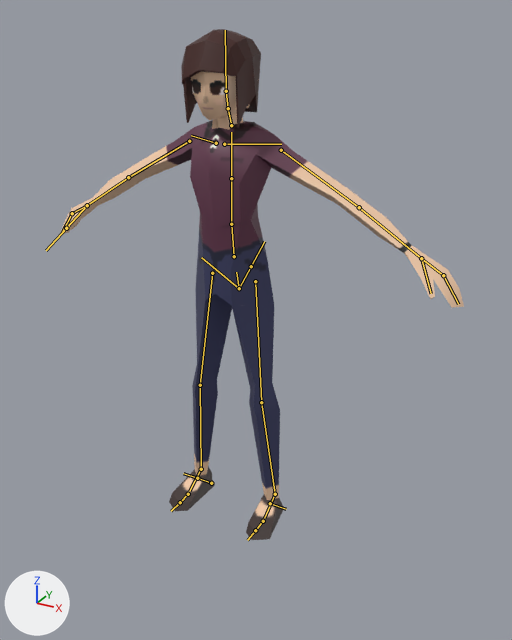
The FBX model Assets/Prefabs/Player.fbx: old version first, new version second.
Before and after are seen from a 50 mm camera at (1.216, -2.036, 1.84) aimed at (0.156, -0.109, 0.876). Arrows for +X, +Y and +Z are at lower left; the lights stay in place. The older version comes first. The bones that change, and the others that lie on the model, are drawn over the model as lines.

Names of what the first picture shows: 'Body', 'Char_Hair_Lıng', 'Head', 'Neck'.
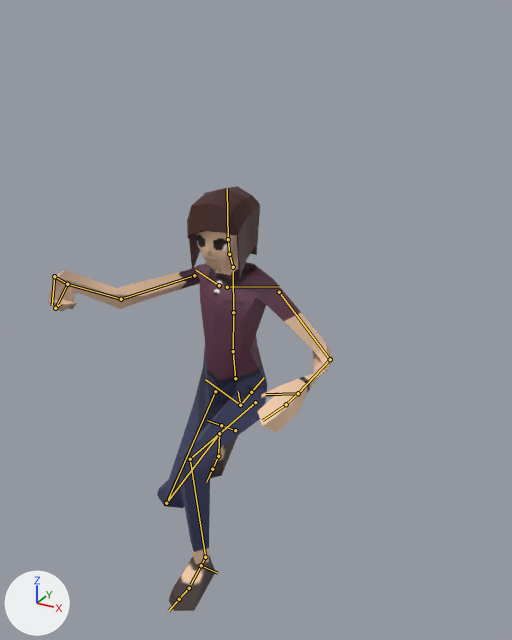
The newer file adds an action. The first version stands in its rest pose; the second is drawn at frame 14 of the action 'Rig|Rig|Crouch-Idle'.

The edits, one by one:
Bone 'spine' (bone_spine) moves from (0.0, 0.0, 0.0) to (0.0, -0.526, 0.136).
Bone 'upper_arm.L' (bone_upper_arm_l) turns from (0, 0, 0) to (-14, -1, -27) degrees about its own x, y and z.
Bone 'forearm.L' (bone_forearm_l) turns from (0, 0, 0) to (101, 5, 4) degrees about its own x, y and z.
Bone 'upper_arm.R' (bone_upper_arm_r) turns from (0, 0, 0) to (87, 20, 57) degrees about its own x, y and z.
Bone 'forearm.R' (bone_forearm_r) turns from (0, 0, 0) to (33, 16, 18) degrees about its own x, y and z.
Bone 'hand.R' (bone_hand_r) turns from (0, 0, 0) to (-84, -18, 5) degrees about its own x, y and z.
Bone 'hand.R.001' (bone_hand_r_001) turns from (0, 0, 0) to (43, 19, 90) degrees about its own x, y and z.
Bone 'forearm.R.001' (bone_forearm_r_001) turns from (0, 0, 0) to (-33, 10, 2) degrees about its own x, y and z.
Bone 'forearm.R.001_end' (bone_forearm_r_001_end) turns from (0, 0, 0) to (-57, 12, 1) degrees about its own x, y and z.
Bone 'thigh.L' (bone_thigh_l) turns from (0, 0, 0) to (-89, -1, 5) degrees about its own x, y and z.
Bone 'shin.L' (bone_shin_l) turns from (0, 0, 0) to (89, 1, 2) degrees about its own x, y and z.
Bone 'thigh.R' (bone_thigh_r) turns from (0, 0, 0) to (-36, -4, 3) degrees about its own x, y and z.
Bone 'shin.R' (bone_shin_r) turns from (0, 0, 0) to (128, 0, -1) degrees about its own x, y and z.
Bone 'foot.R' (bone_foot_r) turns from (0, 0, 0) to (-34, -4, -4) degrees about its own x, y and z.
Bone 'toe.R' (bone_toe_r) turns from (0, 0, 0) to (18, 0, 0) degrees about its own x, y and z.

What differs and where, as boxes (x1, y1, x2, y2) in the pictures (512 x 640 px):
'Body', posed (29% narrower, 17% shorter): before (60, 121, 464, 540); after (48, 262, 333, 611)
'Char_Hair_Lıng', posed (9% narrower, 6% shorter): before (181, 29, 261, 127); after (187, 186, 260, 278)
'Head', posed: before (191, 72, 259, 120); after (196, 231, 238, 270)
'Neck', posed: before (212, 113, 243, 130); after (215, 261, 238, 275)
bone 'spine', root to tip: before (239, 288) to (236, 272); after (240, 405) to (238, 391)
bone 'upper_arm.L', root to tip: before (281, 150) to (359, 207); after (279, 292) to (330, 359)
bone 'forearm.L', root to tip: before (359, 207) to (421, 258); after (330, 359) to (298, 393)
bone 'upper_arm.R', root to tip: before (189, 141) to (128, 177); after (194, 275) to (121, 299)
bone 'forearm.R', root to tip: before (128, 177) to (87, 205); after (121, 299) to (67, 284)
bone 'hand.R', root to tip: before (87, 205) to (72, 213); after (67, 284) to (55, 308)
bone 'hand.R.001', root to tip: before (72, 213) to (62, 231); after (55, 308) to (60, 304)
bone 'forearm.R.001', root to tip: before (87, 205) to (66, 228); after (67, 284) to (54, 276)
bone 'forearm.R.001_end', root to tip: before (66, 228) to (46, 250); after (54, 276) to (52, 305)
bone 'thigh.L', root to tip: before (255, 281) to (261, 402); after (255, 402) to (190, 459)
bone 'shin.L', root to tip: before (261, 402) to (275, 494); after (190, 459) to (205, 557)
bone 'thigh.R', root to tip: before (212, 273) to (200, 385); after (215, 391) to (166, 503)
bone 'shin.R', root to tip: before (200, 385) to (201, 469); after (166, 503) to (219, 433)
bone 'foot.R', root to tip: before (201, 469) to (189, 491); after (219, 433) to (218, 453)
bone 'toe.R', root to tip: before (188, 494) to (180, 502); after (218, 456) to (212, 469)
